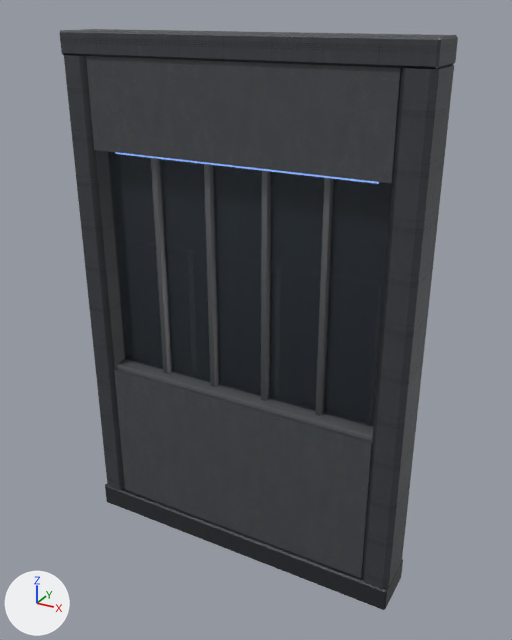
The glTF model generated_assets/environments/civitas/cvt_env_back_wall_b.glb: old version first, new version second.
Camera for both pictures: a 50 mm lens placed at (3.63, -6.25, 6.21), pointed at (0.16, 0.05, 3.06). The lights are fixed; the arrows at lower left show +X, +Y and +Z. The older version comes first. Where no turn or scale is listed for an object, it has been applied to the vertices. Vertices at exactly the same position are counted once.

The first picture shows 'mesh_intact'.
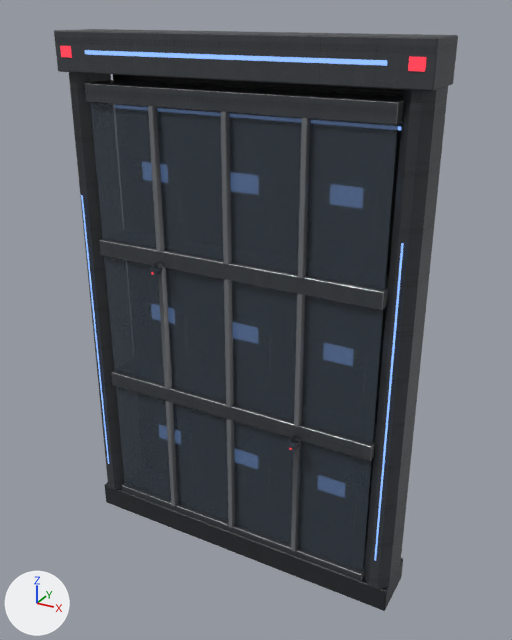
The change, as a diff of the scene's bpy script:
```diff
--- a/generated_assets/environments/civitas/cvt_env_back_wall_b.glb.py
+++ b/generated_assets/environments/civitas/cvt_env_back_wall_b.glb.py
@@ mat_emit_red_cvt @@
+mat_emit_red_cvt = bpy.data.materials.new('emit_red_cvt')
+# nodes: BsdfPrincipled, Mix, OutputMaterial, VertexColor
+# colours: red #ff3b4e, red #a0212d, mixed with the vertex colours
@@ me_mesh_intact @@
-me_mesh_intact.from_pydata(...)  # 184 vertices, 300 faces; spans x -2.0..2.0, y -0.3..0.3, z 0.0..6.0
+me_mesh_intact.from_pydata(...)  # 572 vertices, 932 faces; spans x -2.0..2.0, y -0.44..0.3, z 0.0..6.0
+# me_mesh_intact part 1: a new loose piece, a box spanning x -1.86..-1.84, y -0.332..-0.328, z 0.7..4.3, in mat_emit_blue_cvt
+# me_mesh_intact part 2: a new loose piece, a box spanning x 1.84..1.86, y -0.332..-0.328, z 0.7..4.3, in mat_emit_blue_cvt
+# me_mesh_intact part 3: a new loose piece, a box spanning x -1.6..1.6, y -0.352..-0.348, z 5.78..5.82, in mat_emit_blue_cvt
+# me_mesh_intact part 4: a new loose piece, a box spanning x -1.69..1.69, y -0.236..-0.224, z 0.39..1.91, in mat_glass_smoked_cvt
+# me_mesh_intact part 5: a new loose piece, a box spanning x -1.69..1.69, y -0.236..-0.224, z 2.09..3.61, in mat_glass_smoked_cvt
+# me_mesh_intact part 6: a new loose piece, a box spanning x -1.69..1.69, y -0.236..-0.224, z 3.79..5.31, in mat_glass_smoked_cvt
+# me_mesh_intact part 7: a new loose piece, a box spanning x -1.92..-1.78, y -0.356..-0.348, z 5.745..5.855, in mat_emit_red_cvt
+# me_mesh_intact part 8: a new loose piece, a box spanning x 1.78..1.92, y -0.356..-0.348, z 5.745..5.855, in mat_emit_red_cvt
+# me_mesh_intact part 9: the loose piece of 24 vertices spanning x -2.0..2.0, y -0.28..0.28, z 5.76..6.0 is scaled about its middle by (1, 1.1, 1.34), then moved by (0.0, 0.0, -5.73), in mat_trim_dark_cvt
+# me_mesh_intact part 10: the loose piece of 24 vertices spanning x -2.0..2.0, y -0.3..0.3, z 0.0..0.3 is rebuilt with 24 vertices and now spans x -1.7..1.7, y -0.29..0.25, z 0.21..0.39
+# me_mesh_intact part 11: the loose piece of 16 vertices spanning x 1.68..2.0, y -0.29..0.29, z 0.3..5.76 is rebuilt with 16 vertices and now spans x 1.7..2.0, y -0.32..0.28, z 0.3..5.7, in mat_mat_concrete_cvt
+# me_mesh_intact part 12: the loose piece of 16 vertices spanning x -2.0..-1.68, y -0.29..0.29, z 0.3..5.76 is rebuilt with 16 vertices and now spans x -2.0..-1.7, y -0.32..0.28, z 0.3..5.7, in mat_mat_concrete_cvt
+# me_mesh_intact part 13: the loose piece of 8 vertices spanning x -1.68..1.68, y -0.25..0.25, z 4.8..5.76 is rebuilt with 24 vertices and now spans x -1.7..1.7, y -0.29..0.25, z 5.31..5.49
+# me_mesh_intact part 14: the loose piece of 8 vertices spanning x -1.68..1.68, y 0.13..0.17, z 2.1..4.8 is rebuilt with 8 vertices and now spans x -1.7..1.7, y 0.17..0.23, z 0.3..5.7
+# me_mesh_intact part 15: the loose piece of 8 vertices spanning x -1.68..1.68, y -0.2..0.1, z 2.1..2.16 is rebuilt with 24 vertices and now spans x -1.7..1.7, y -0.29..0.25, z 1.91..2.09
+# me_mesh_intact part 16: 8 loose pieces with 64 vertices, spanning x -1.54..1.54, y -0.1..0.12, z 2.1..4.8, are deleted
+# me_mesh_intact part 17: 16 vertices removed from x -1.68..1.68, y -0.25..0.25, z 0.3..4.8; 204 vertices added at x -2.0..2.0, y -0.44..0.27, z 0.39..6.0
+# other edits to the shape of me_mesh_intact do not show in these pictures
 me_mesh_intact.materials.append(mat_glass_smoked_cvt)
@@ me_mesh_intact @@
 me_mesh_intact.materials.append(mat_trim_edge_cvt)
-me_mesh_intact.materials.append(mat_mat_concrete_cvt_frame)
 me_mesh_intact.materials.append(mat_mat_concrete_cvt)
@@ me_mesh_intact @@
 me_mesh_intact.materials.append(mat_trim_trim_cvt)
+me_mesh_intact.materials.append(mat_emit_red_cvt)
```

Location of each change, (x1, y1, x2, y2) in pixels of the pictures (512 x 640 px; the box of a moved part takes in the faces that stretch with it):
'mesh_intact', reshaped: before (59, 29, 458, 610); after (54, 29, 458, 611)
part 1 of me_mesh_intact, added: after (81, 195, 109, 464)
part 2 of me_mesh_intact, added: after (374, 243, 404, 561)
part 3 of me_mesh_intact, added: after (85, 50, 387, 66)
part 4 of me_mesh_intact, added: after (116, 386, 372, 572)
part 5 of me_mesh_intact, added: after (104, 256, 384, 444)
part 6 of me_mesh_intact, added: after (90, 102, 398, 290)
part 7 of me_mesh_intact, added: after (60, 46, 72, 58)
part 8 of me_mesh_intact, added: after (408, 56, 426, 72)
part 9 of me_mesh_intact, moved or reshaped: before (59, 29, 458, 69); after (104, 482, 403, 611)
part 10 of me_mesh_intact, rebuilt (18% narrower, 22% shorter): before (105, 484, 403, 610); after (122, 483, 366, 581)
part 11 of me_mesh_intact, rebuilt (9% narrower): before (362, 65, 454, 589); after (364, 86, 448, 589)
part 12 of me_mesh_intact, rebuilt (10% narrower): before (64, 55, 125, 490); after (69, 72, 124, 490)
part 13 of me_mesh_intact, rebuilt (65% shorter): before (86, 56, 401, 183); after (85, 80, 404, 124)
part 14 of me_mesh_intact, rebuilt (not visible before): after (113, 74, 404, 546)
part 15 of me_mesh_intact, rebuilt: before (116, 359, 373, 441); after (111, 371, 376, 461)
part 16 of me_mesh_intact, deleted: before (115, 152, 379, 416)
part 17 of me_mesh_intact, built on: before (108, 151, 392, 578); after (54, 29, 458, 551)
